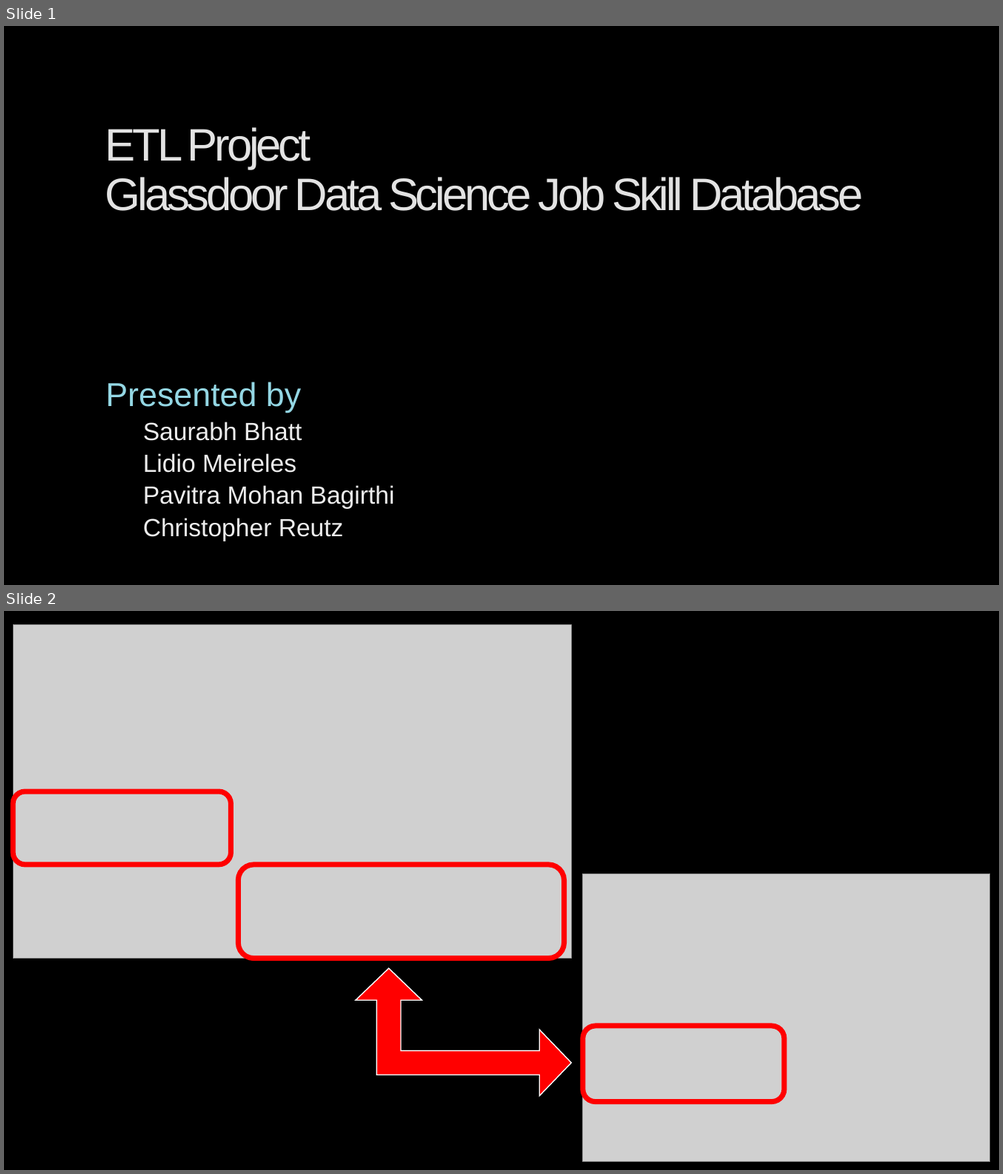
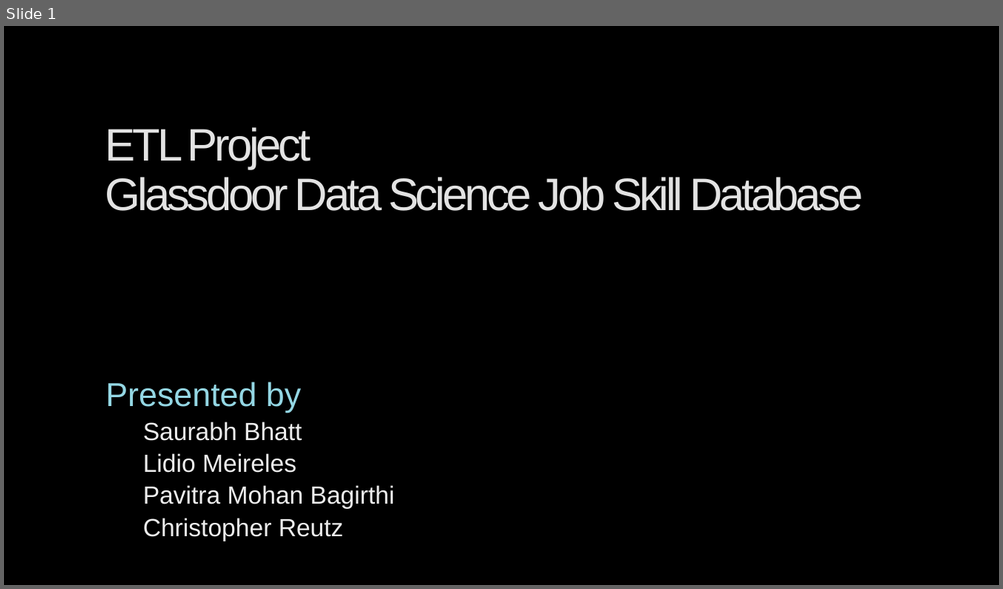
Before and after one commit to Jobs-etlproject/etlproject, a slide deck: glassdoor_etl_project.pptx. Shown one above the other, each under a label of ours: slides 1 and 2 before the commit, slide 1 after it. The pictures are 1003x1174 and 1003x589 pixels, drawn with LibreOffice and Linux fonts; fonts in the diff are those of the drawing; grey boxes stand for pictures; background and template pictures are left out. Boxes give left, top, right and bottom in pixels: in the first picture for what was removed or moved away, otherwise in the second. Text is boxed around its words. In the diff, an @@ line names an element or a change of style, - is before the commit and + after.

```diff
--- a/glassdoor_etl_project.pptx
+++ b/glassdoor_etl_project.pptx
@@ slide 2 removed at [4,611,999,1170], background picture (left out) @@
@@ picture removed at [13,624,571,959] @@
@@ rounded rectangle removed at [13,792,231,865] @@
@@ rounded rectangle removed at [239,865,564,959] @@
@@ picture removed at [583,874,990,1162] @@
@@ left up arrow removed at [356,968,571,1096] @@
@@ rounded rectangle removed at [583,1027,785,1102] @@
```
Also in this commit, not shown: 2 slides changed, 1 slide added.
